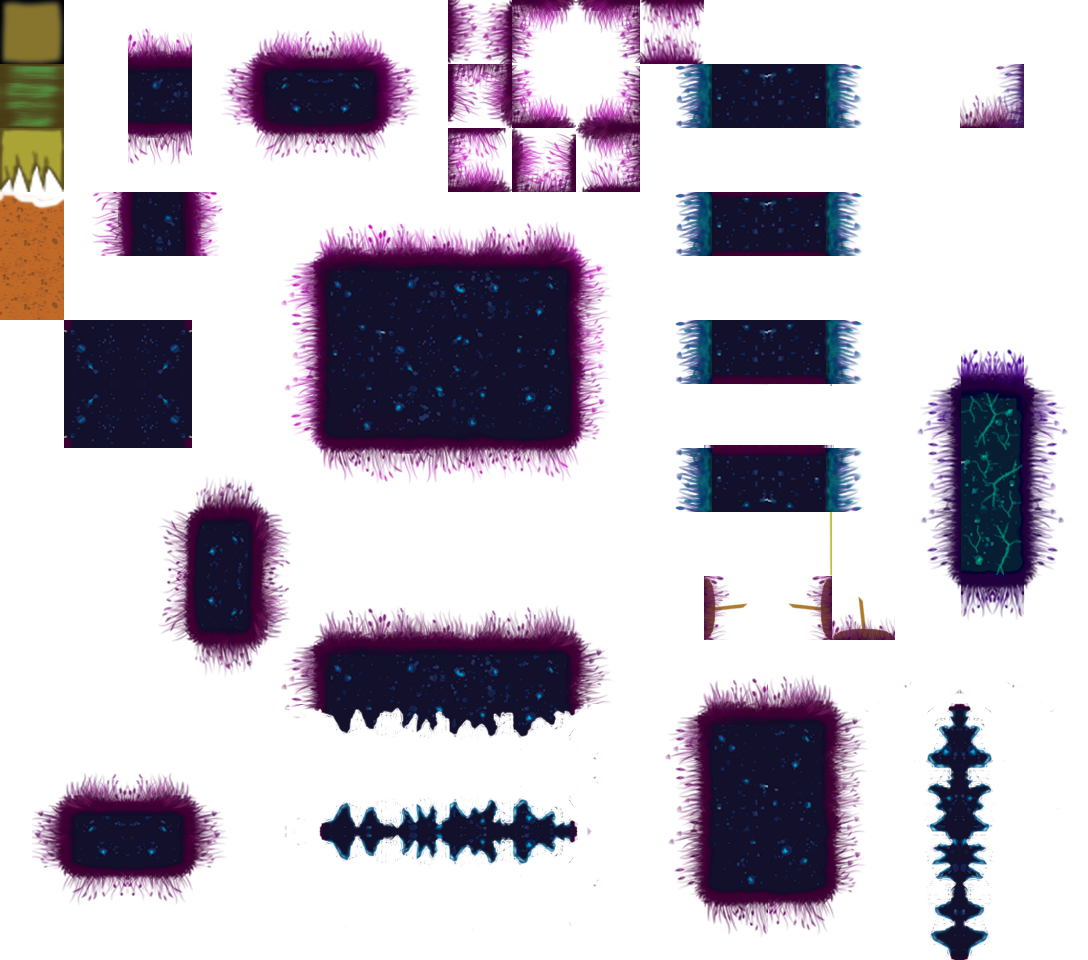
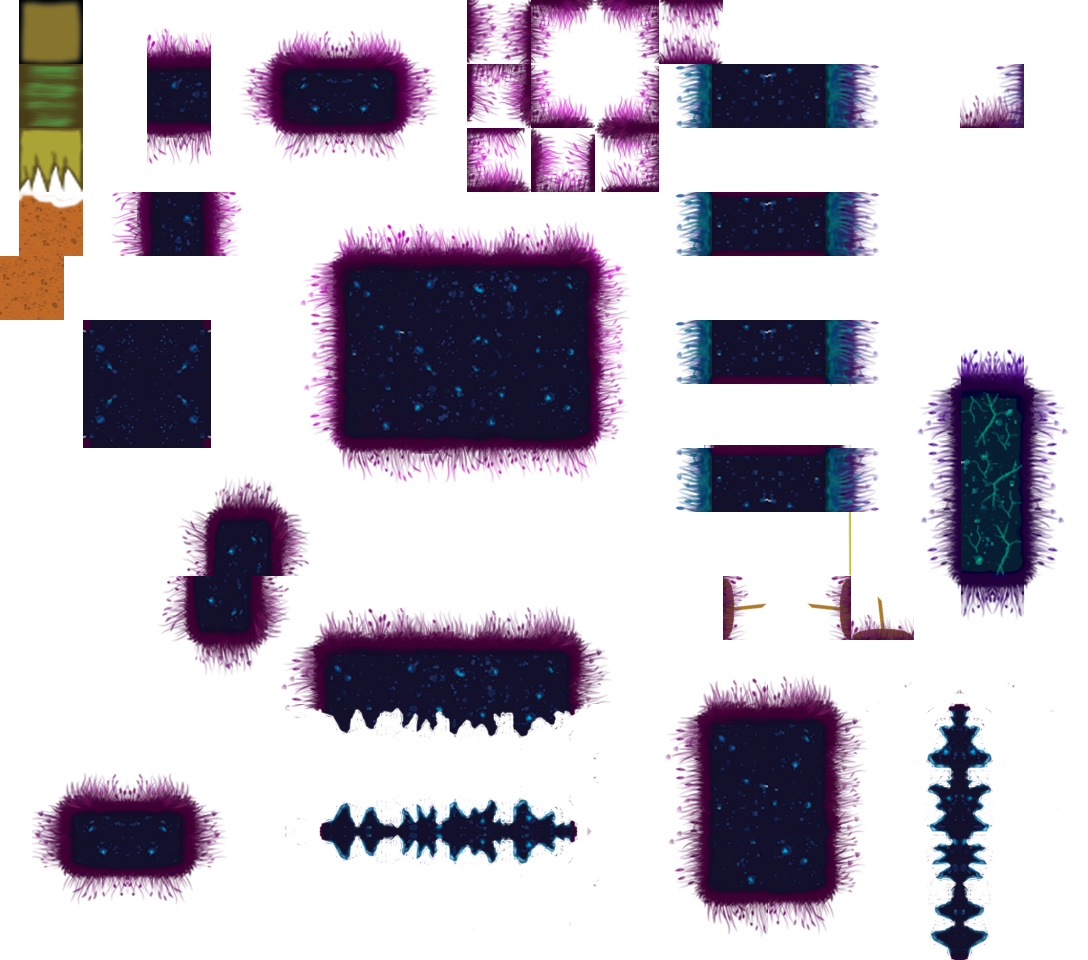
Revision of a layered 1088 × 960 image; what changed, layer by layer:
renamed "Calque 1" to "Calque 22", hid it, moved it above "Calque 23", painted on it over (x1=0, y1=0, x2=895, y2=640)
painted on "Calque 21" over (x1=19, y1=0, x2=914, y2=640)
